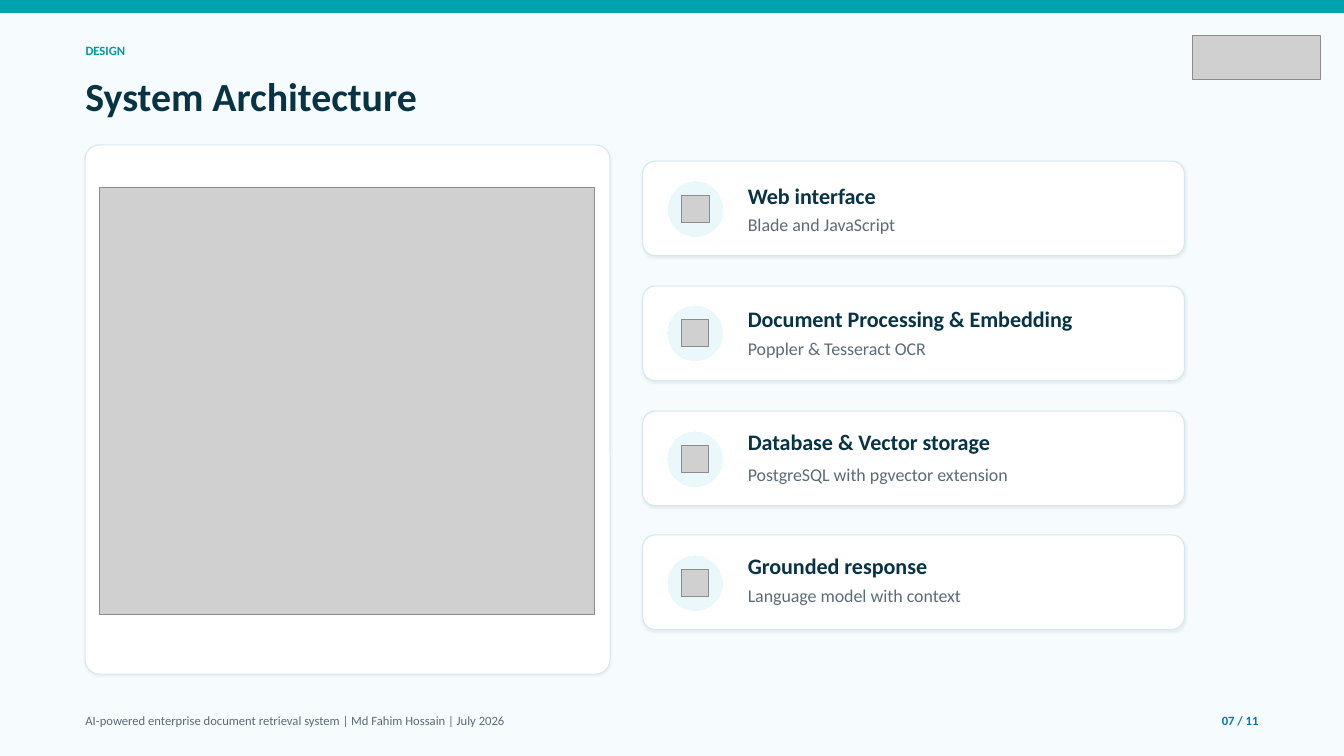
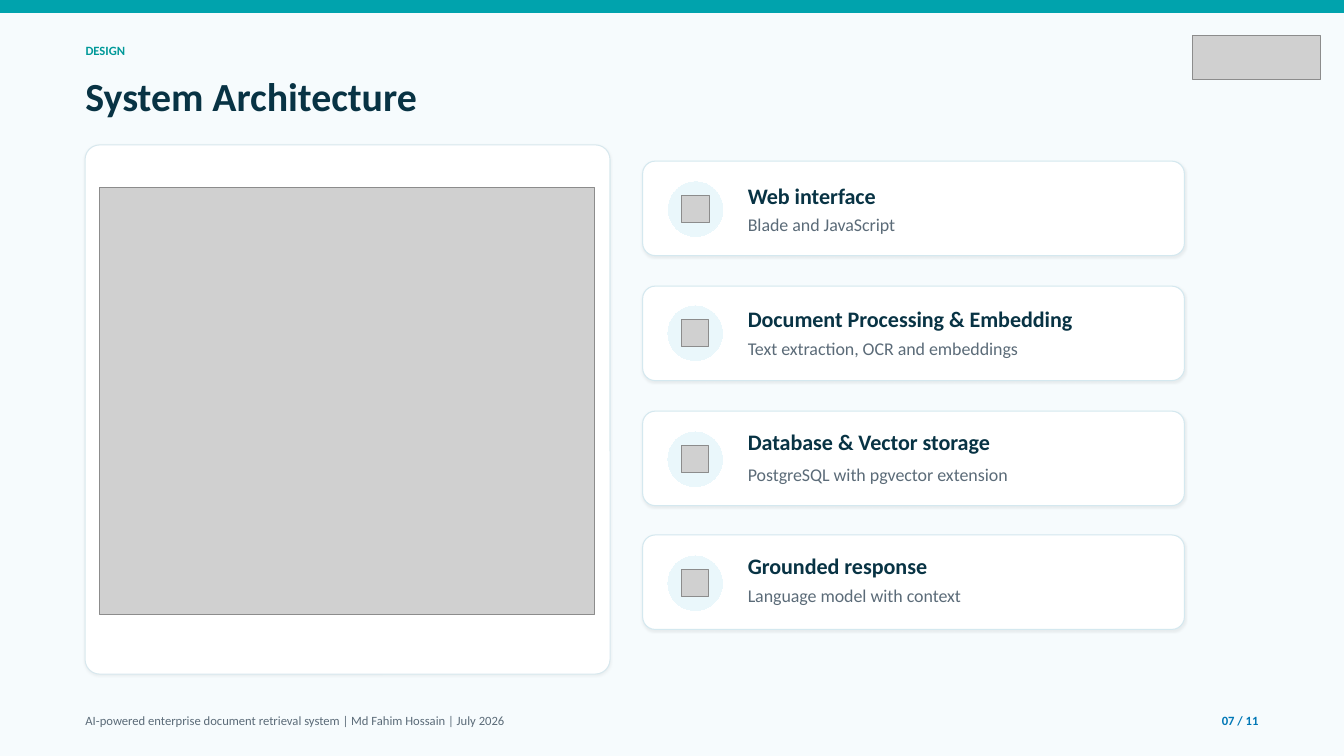
Before and after one commit to alifhossain174/Masters-Internship-Report, a slide deck: slide 7 of Presentation - Software Specification & Design.pptx. Drawn at 1344x756 pixels with LibreOffice and Linux fonts; fonts in the diff are those of the drawing; grey boxes stand for pictures. Boxes give left, top, right and bottom in pixels: in the first picture for what was removed or moved away, otherwise in the second. Text is boxed around its words. In the diff, an @@ line names an element or a change of style, - is before the commit and + after.

```diff
--- a/Presentation - Software Specification & Design.pptx
+++ b/Presentation - Software Specification & Design.pptx
@@ text at <box>748,342,1018,358</box>: text changed @@
-Poppler & Tesseract OCR
+Text extraction, OCR and embeddings
```
Also in this commit, not shown: 2 other slides changed, 1 other file.
